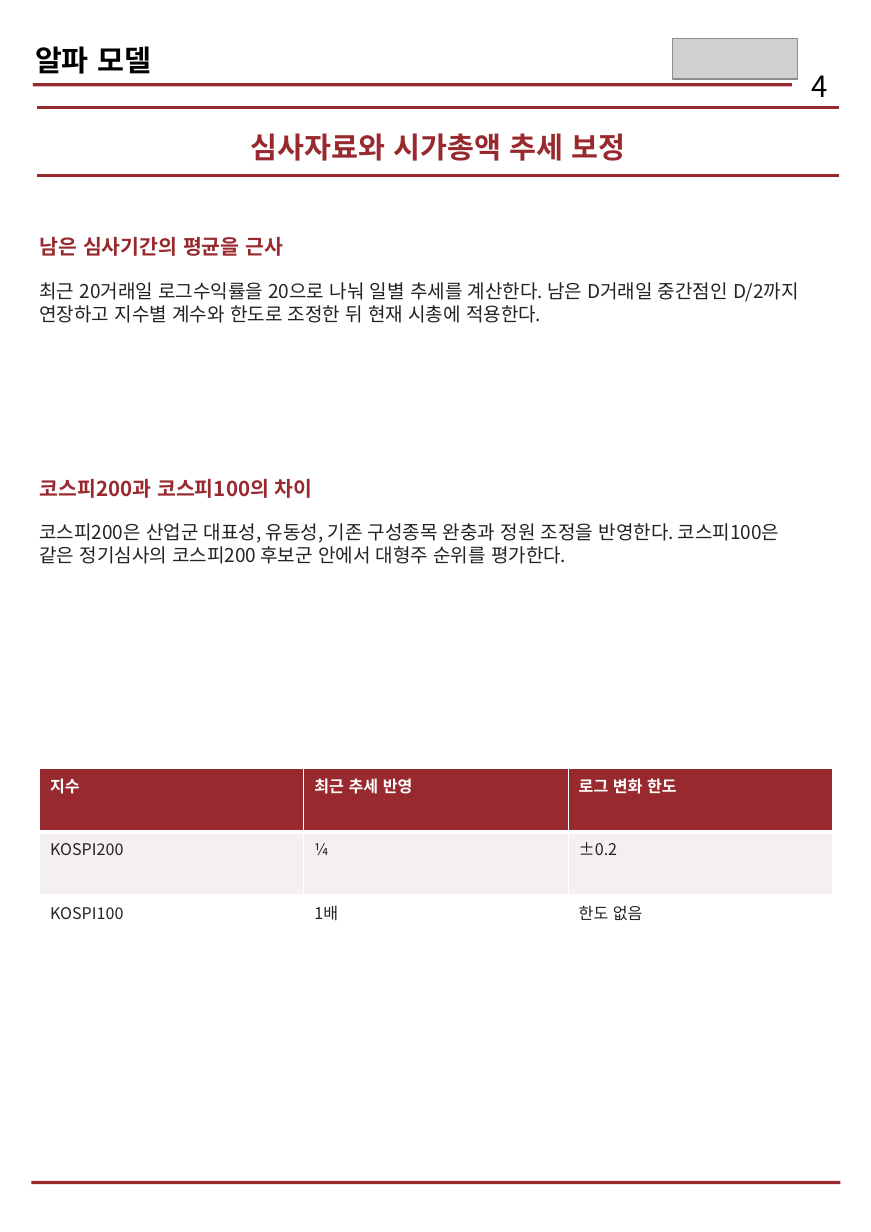
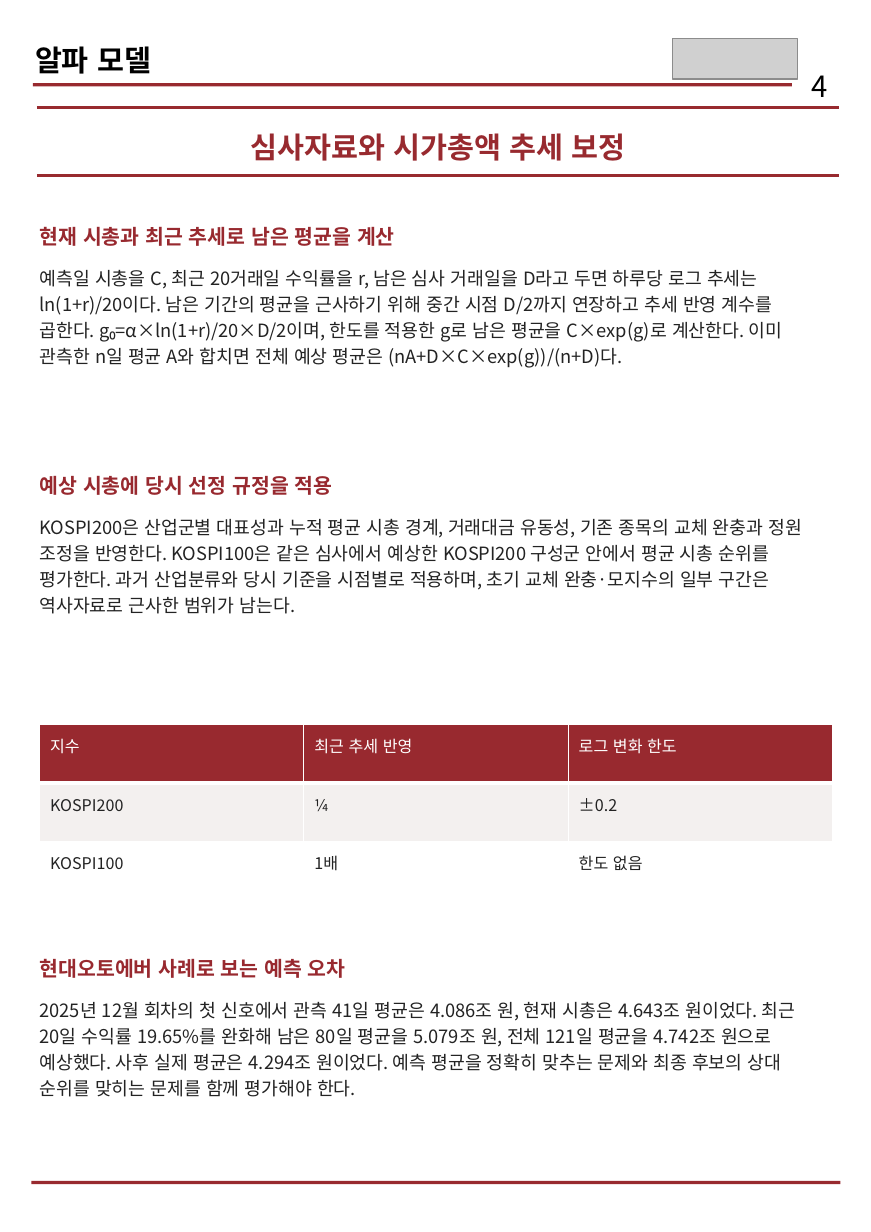
Before and after one commit to hyeonmocho/quantifi-kospi-index-inclusion, a slide deck: slide 4 of 발표/QUANTIFI_지수편입_전략보고서.pptx. Drawn at 871x1232 pixels with LibreOffice and Linux fonts; fonts in the diff are those of the drawing; grey boxes stand for pictures. Boxes give left, top, right and bottom in pixels: in the first picture for what was removed or moved away, otherwise in the second. Text is boxed around its words. In the diff, an @@ line names an element or a change of style, - is before the commit and + after.

Commit message:
최신 제안서 PDF로 교체하고 전략보고서의 설계·검증 설명 보강

```diff
--- a/발표/QUANTIFI_지수편입_전략보고서.pptx
+++ b/발표/QUANTIFI_지수편입_전략보고서.pptx
@@ text at [40, 226, 395, 246]: text changed @@
-남은 심사기간의 평균을 근사
+현재 시총과 최근 추세로 남은 평균을 계산
@@ text at [40, 270, 783, 368]: text changed; size 13 to 12.5 pt @@
-최근 20거래일 로그수익률을 20으로 나눠 일별 추세를 계산한다. 남은 D거래일 중간점인 D/2까지 연장하고 지수별 계수와 한도로 조정한 뒤 현재 시총에 적용한다.
+예측일 시총을 C, 최근 20거래일 수익률을 r, 남은 심사 거래일을 D라고 두면 하루당 로그 추세는 ln(1+r)/20이다. 남은 기간의 평균을 근사하기 위해 중간 시점 D/2까지 연장하고 추세 반영 계수를 곱한다. g₀=α×ln(1+r)/20×D/2이며, 한도를 적용한 g로 남은 평균을 C×exp(g)로 계산한다. 이미 관측한 n일 평균 A와 합치면 전체 예상 평균은 (nA+D×C×exp(g))/(n+D)다.
@@ text removed at [40, 479, 313, 498] @@
-코스피200과 코스피100의 차이
@@ text added at [40, 476, 333, 495], 14 pt, text #98292F, bold @@
+예상 시총에 당시 선정 규정을 적용
@@ text at [40, 519, 802, 614]: text changed; size 13 to 12.5 pt @@
-코스피200은 산업군 대표성, 유동성, 기존 구성종목 완충과 정원 조정을 반영한다. 코스피100은 같은 정기심사의 코스피200 후보군 안에서 대형주 순위를 평가한다.
+KOSPI200은 산업군별 대표성과 누적 평균 시총 경계, 거래대금 유동성, 기존 종목의 교체 완충과 정원 조정을 반영한다. KOSPI100은 같은 심사에서 예상한 KOSPI200 구성군 안에서 평균 시총 순위를 평가한다. 과거 산업분류와 당시 기준을 시점별로 적용하며, 초기 교체 완충·모지수의 일부 구간은 역사자료로 근사한 범위가 남는다.
@@ table at [40, 725, 833, 900] @@
@@ bold off in "지수", "최근 추세 반영", "로그 변화 한도" @@
@@ line spacing 1 to 1.18 @@
@@ table: place and size @@
-table at [39, 768, 832, 958]
+table at [40, 725, 833, 900]
@@ text added at [40, 958, 346, 978], 14 pt, text #98292F, bold @@
+현대오토에버 사례로 보는 예측 오차
@@ text added at [40, 1002, 796, 1097], 12.5 pt, text #232323 @@
+2025년 12월 회차의 첫 신호에서 관측 41일 평균은 4.086조 원, 현재 시총은 4.643조 원이었다. 최근 20일 수익률 19.65%를 완화해 남은 80일 평균을 5.079조 원, 전체 121일 평균을 4.742조 원으로 예상했다. 사후 실제 평균은 4.294조 원이었다. 예측 평균을 정확히 맞추는 문제와 최종 후보의 상대 순위를 맞히는 문제를 함께 평가해야 한다.
```
Also in this commit, not shown: 4 other slides changed, 5 other files.
